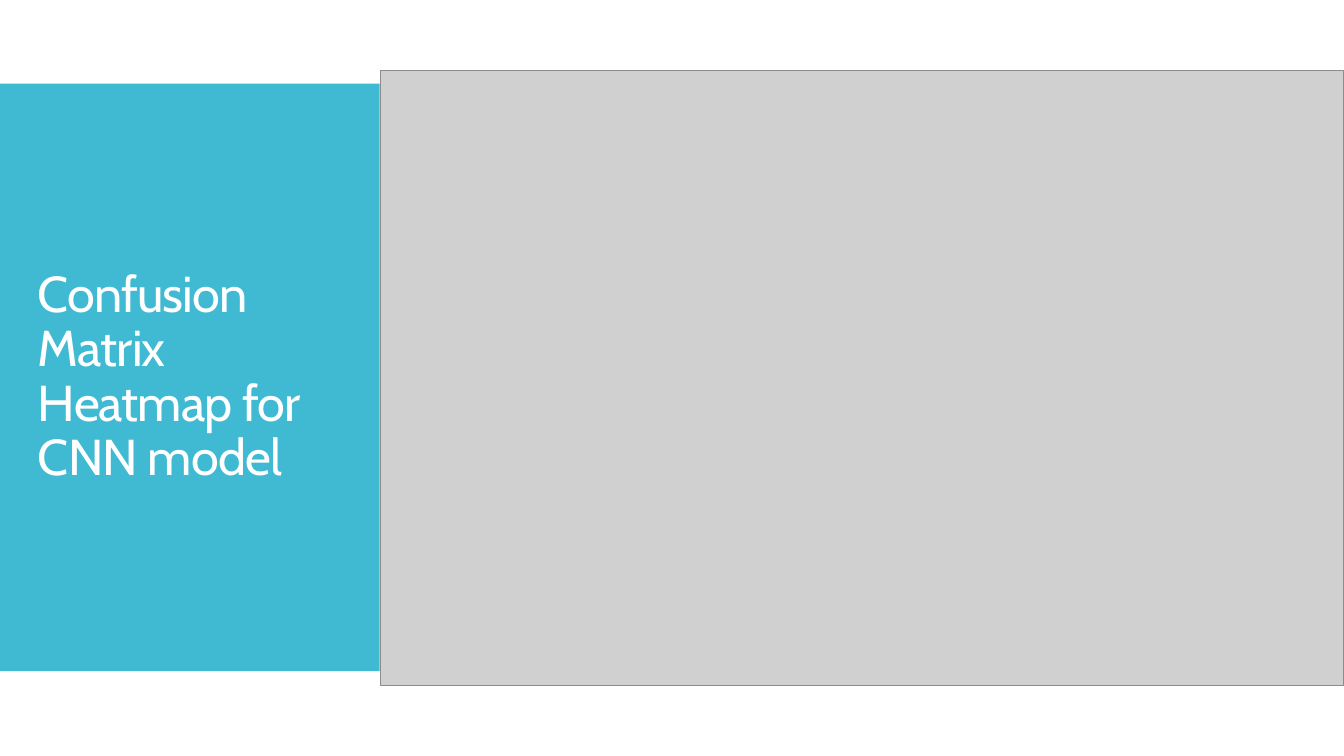
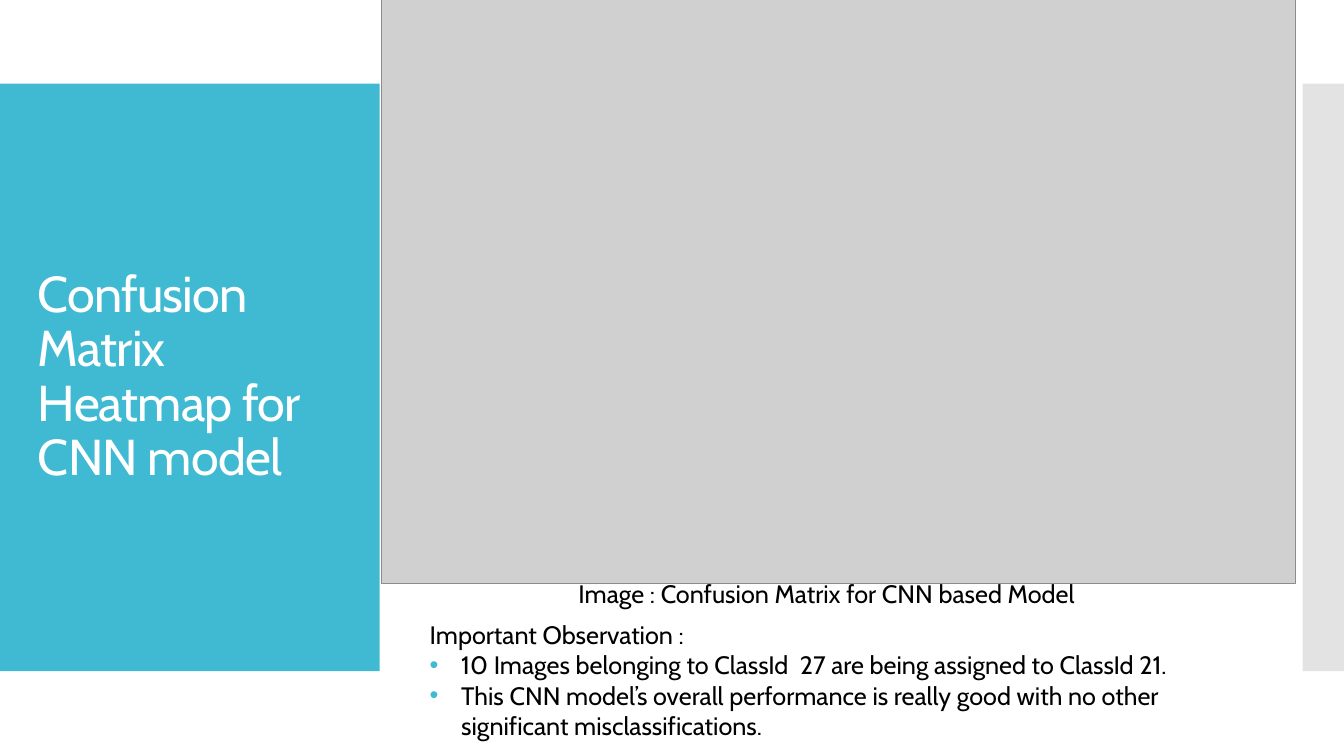
Before and after one commit to BhardwajAnshul/Springboard, a slide deck: slide 11 of Capstone Project 3/Capstone Project 3 Presentation.pptx. Drawn at 1344x756 pixels with LibreOffice and Linux fonts; fonts in the diff are those of the drawing; grey boxes stand for pictures. Boxes give left, top, right and bottom in pixels: in the first picture for what was removed or moved away, otherwise in the second. Text is boxed around its words. In the diff, an @@ line names an element or a change of style, - is before the commit and + after.

```diff
--- a/Capstone Project 3/Capstone Project 3 Presentation.pptx
+++ b/Capstone Project 3/Capstone Project 3 Presentation.pptx
@@ picture: place and size @@
-picture at <box>381,71,1344,686</box>
+picture at <box>382,0,1297,584</box>
@@ text added at <box>578,583,1075,610</box>, 18 pt, text #000000 @@
+Image : Confusion Matrix for CNN based Model
@@ text added at <box>430,625,1166,741</box>, 18 pt, text #000000 @@
+Important Observation :
+• 10 Images belonging to ClassId 27 are being assigned to ClassId 21.
+• This CNN model’s overall performance is really good with no other significant misclassifications.
```
Also in this commit, not shown: 5 other slides changed, 3 other files.
